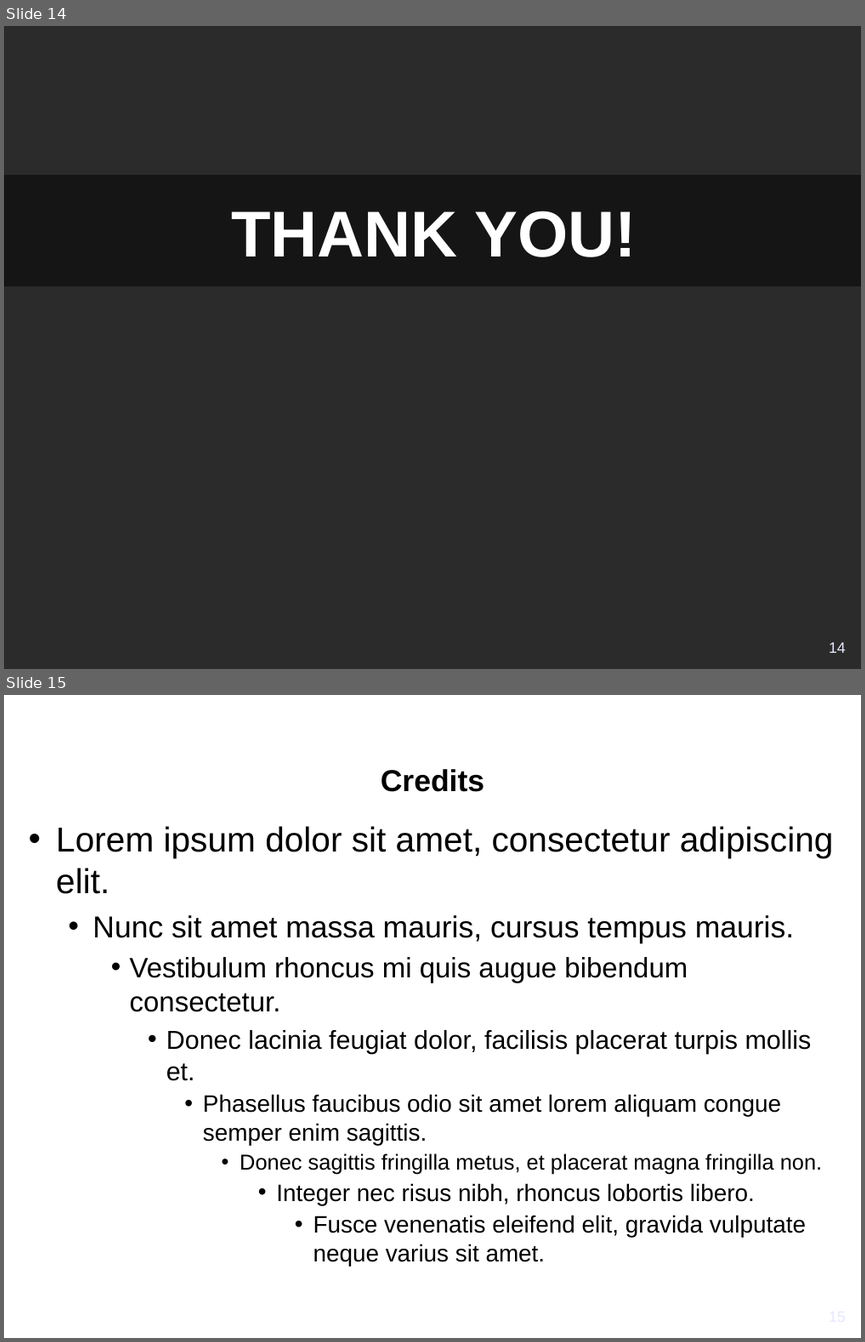
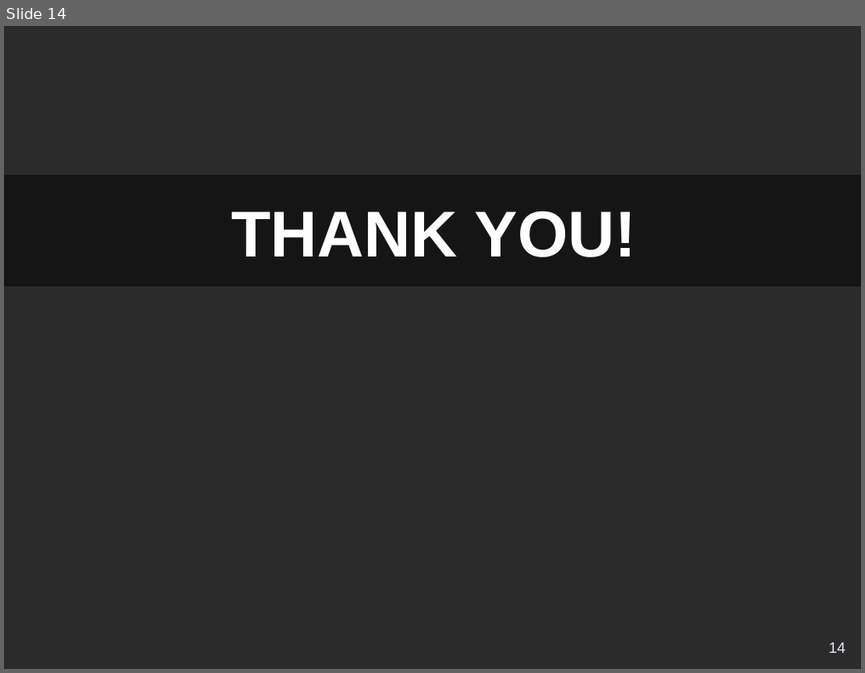
Before and after one commit to eric-brechemier/introduction_to_lb_js_scalableApp, a slide deck: introduction_to_lb_js_scalableApp.odp. Shown one above the other, each under a label of ours: slides 14 and 15 before the commit, slide 14 after it. The pictures are 865x1342 and 865x673 pixels, drawn with LibreOffice and Linux fonts; fonts in the diff are those of the drawing; background and template pictures are left out; a plain dark background stands for a picture behind light text. Boxes give left, top, right and bottom in pixels: in the first picture for what was removed or moved away, otherwise in the second. Text is boxed around its words. In the diff, an @@ line names an element or a change of style, - is before the commit and + after.

Commit message:
Added pictures used as slide backgrounds and corresponding credits

```diff
--- a/introduction_to_lb_js_scalableApp.odp
+++ b/introduction_to_lb_js_scalableApp.odp
@@ slide 15 removed at <box>4,695,861,1338</box>, background picture (left out) @@
@@ title removed at <box>381,769,484,792</box> @@
-Credits
@@ text removed at <box>56,826,834,1236</box> @@
-• Lorem ipsum dolor sit amet, consectetur adipiscing elit.
-  • Nunc sit amet massa mauris, cursus tempus mauris.
-    • Vestibulum rhoncus mi quis augue bibendum consectetur.
-      • Donec lacinia feugiat dolor, facilisis placerat turpis mollis et.
-        • Phasellus faucibus odio sit amet lorem aliquam congue semper enim sagittis.
-          • Donec sagittis fringilla metus, et placerat magna fringilla non.
-            • Integer nec risus nibh, rhoncus lobortis libero.
-              • Fusce venenatis eleifend elit, gravida vulputate neque varius sit amet.
@@ page number removed at <box>647,1307,846,1338</box> @@
-15
```
Also in this commit, not shown: 6 slides changed, 1 slide added.
